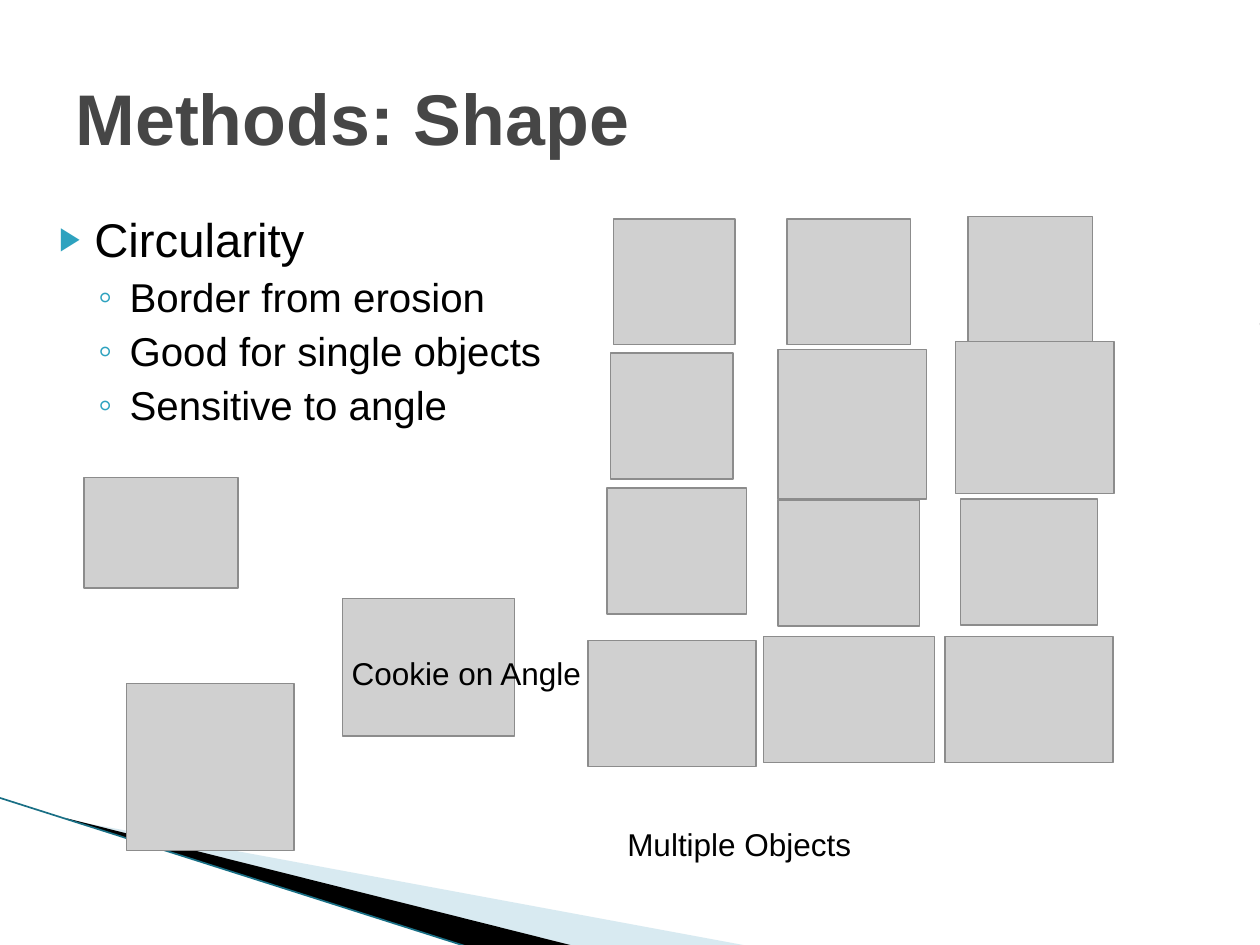
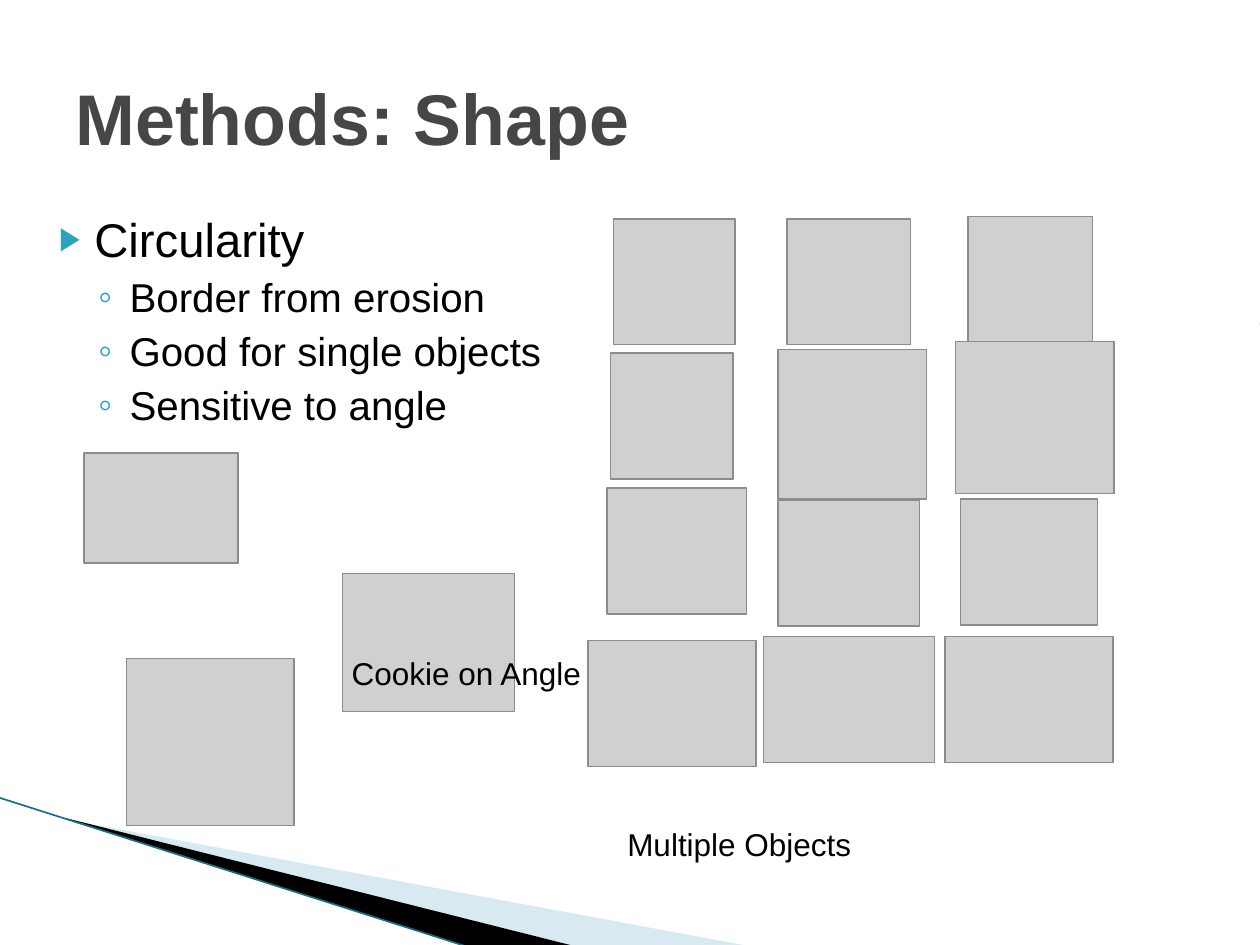
Before and after one commit to vfasburg/cse_803, a slide deck: slide 8 of deliverables/slides/803_Presentation_Fasburg_Thomas_Reiff.pptx. Drawn at 1260x945 pixels with LibreOffice and Linux fonts; fonts in the diff are those of the drawing; grey boxes stand for pictures; background and template pictures are left out. Boxes give left, top, right and bottom in pixels: in the first picture for what was removed or moved away, otherwise in the second. Text is boxed around its words. In the diff, an @@ line names an element or a change of style, - is before the commit and + after.

Commit message:
Updated Powerpoint Moved Code

```diff
--- a/deliverables/slides/803_Presentation_Fasburg_Thomas_Reiff.pptx
+++ b/deliverables/slides/803_Presentation_Fasburg_Thomas_Reiff.pptx
@@ 3 pictures: place and size @@
-3 pictures at box(84, 478, 514, 850)
+3 pictures at box(84, 452, 514, 827)
```
Also in this commit, not shown: 5 other slides changed, 30 other files.
